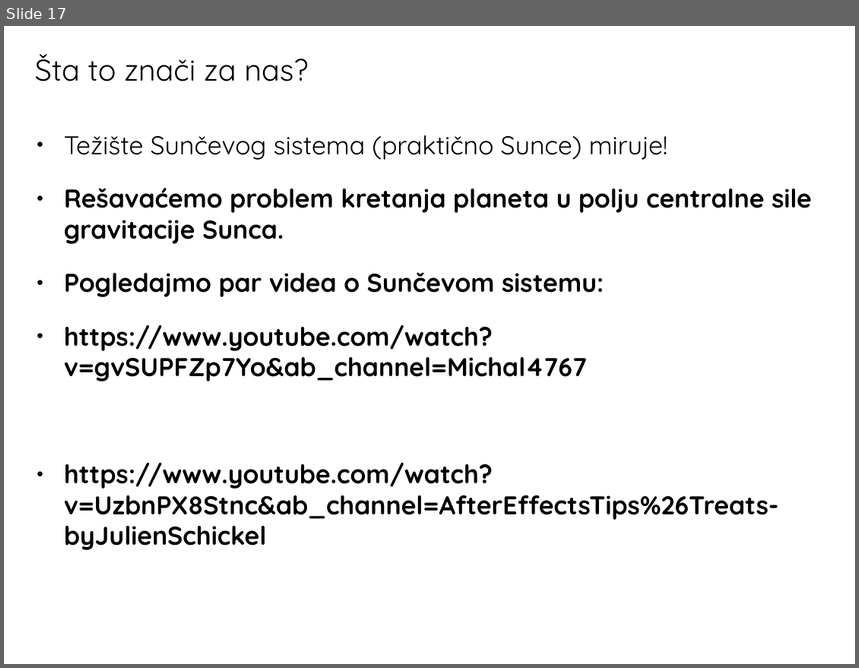
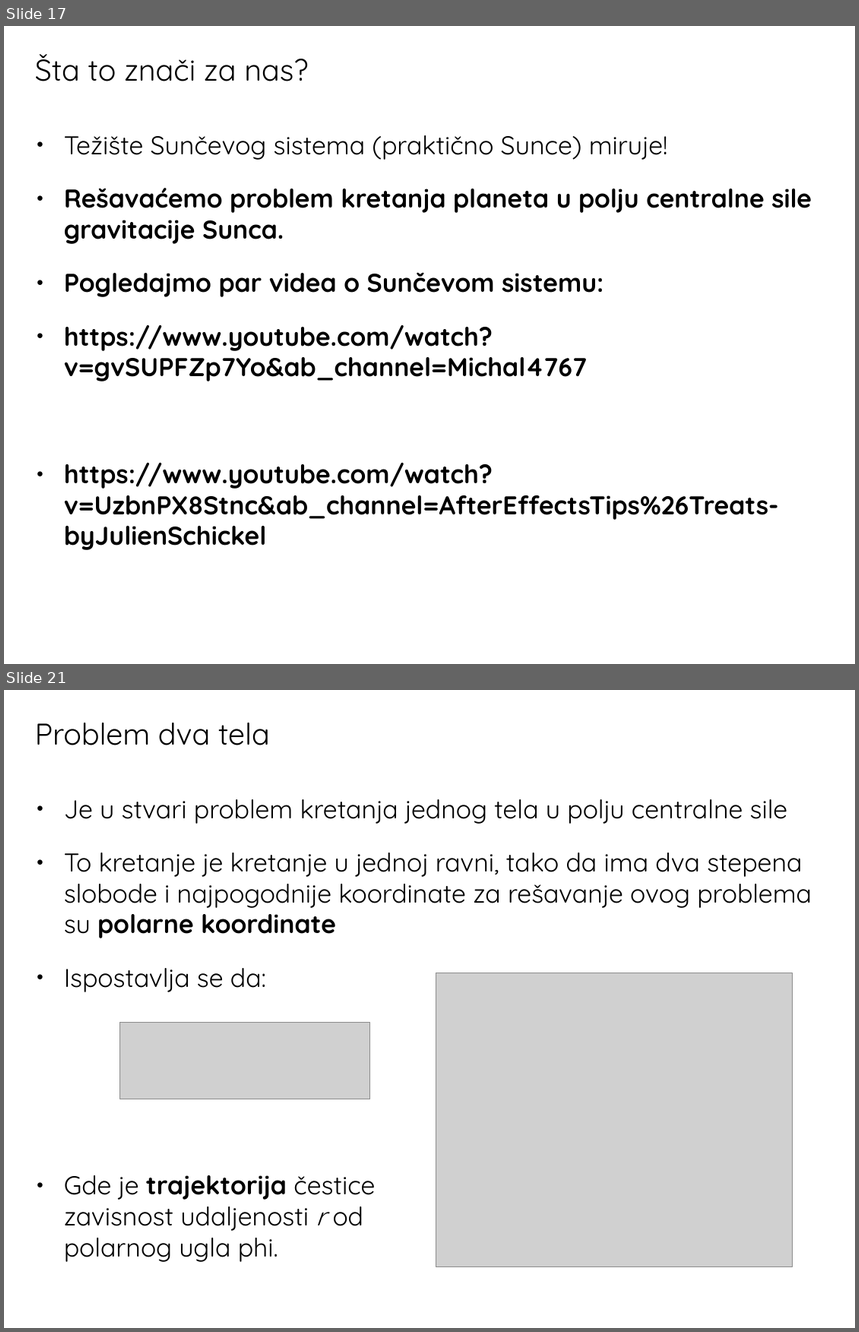
Before and after one commit to ivanzmilic/OPA22, a slide deck: Predavanje_04_keplerovi_zakoni.odp. Shown one above the other, each under a label of ours: slide 17 before the commit, slides 17 and 21 after it; the slides between them are not shown. The pictures are 859x668 and 859x1332 pixels, drawn with LibreOffice and Linux fonts; fonts in the diff are those of the drawing; grey boxes stand for pictures. Boxes give left, top, right and bottom in pixels: in the first picture for what was removed or moved away, otherwise in the second. Text is boxed around its words. In the diff, an @@ line names an element or a change of style, - is before the commit and + after.

```diff
--- a/Predavanje_04_keplerovi_zakoni.odp
+++ b/Predavanje_04_keplerovi_zakoni.odp
@@ slide 21 added at (4,690,855,1328), background #FFFFFF @@
@@ title added at (35,722,270,745), 28 pt, text #000000 @@
+Problem dva tela
@@ text added at (64,799,812,1262), 24 pt, text #000000 @@
+● Je u stvari problem kretanja jednog tela u polju centralne sile
+● To kretanje je kretanje u jednoj ravni, tako da ima dva stepena slobode i najpogodnije koordinate za rešavanje ovog problema su polarne koordinate
+● Ispostavlja se da:
+● Gde je trajektorija čestice
+  zavisnost udaljenosti r od
+  polarnog ugla phi.
@@ picture added at (436,973,793,1268) @@
@@ picture added at (120,1022,371,1100) @@
```
Also in this commit, not shown: 1 slide changed, 4 other slides added, 1 other file.
